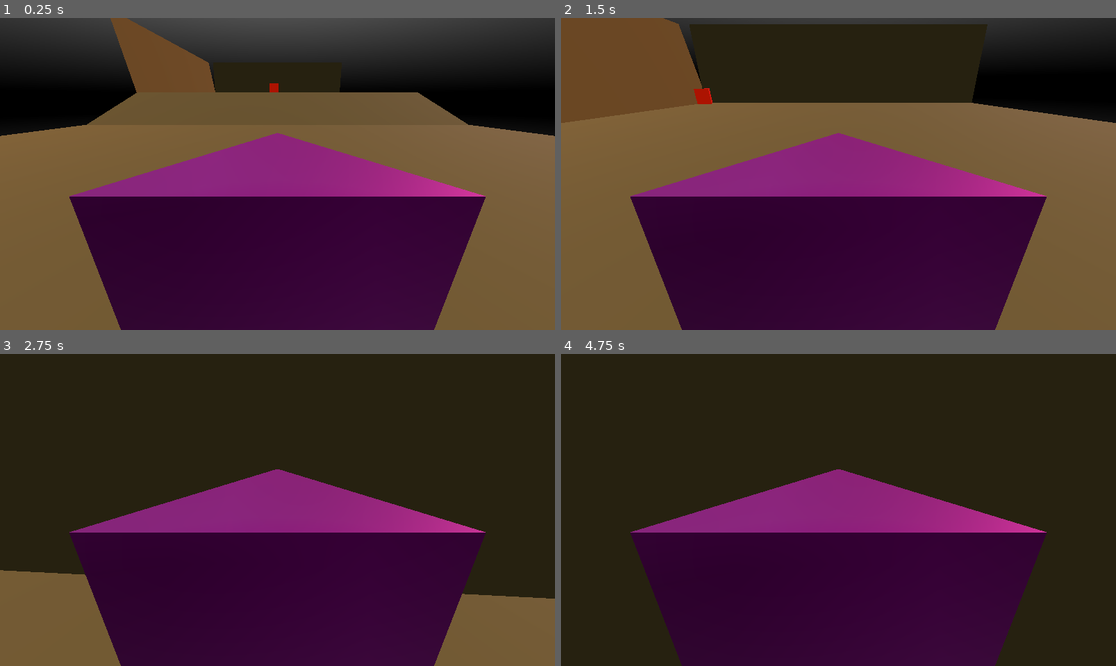
Above: before the commit, frames 1-4 (two rows, left to right).
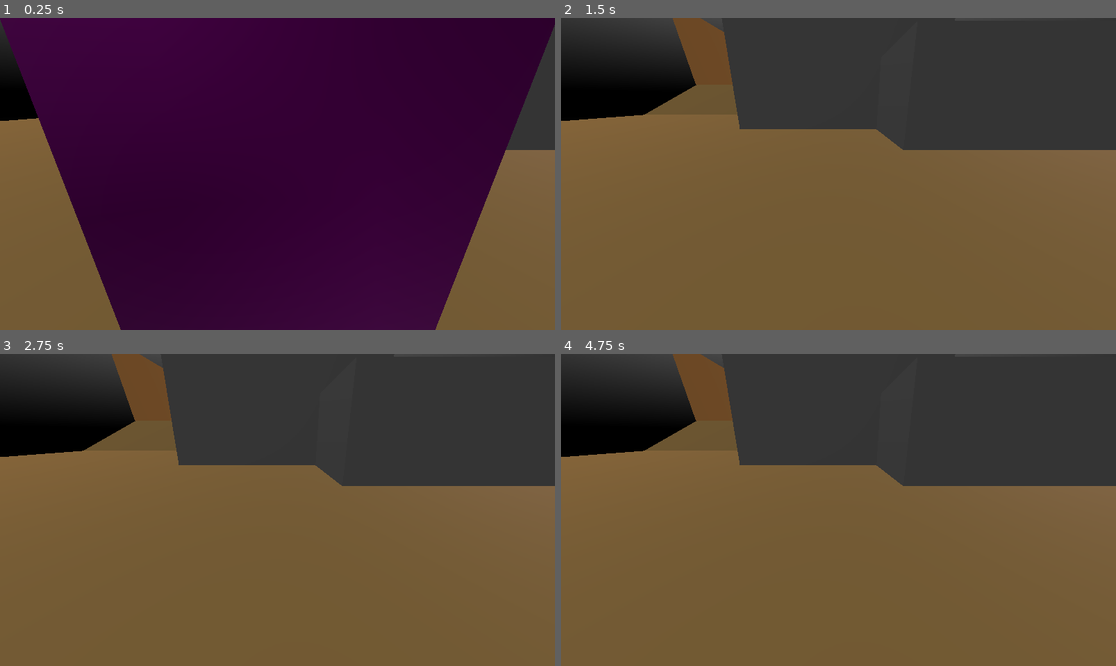
Above: after the commit, the same moments.

Repository: tom-mcgreal11/godot-testing
Game: Godot game, scene res://assets/node_3d.tscn
Two runs of this game, one before a commit and one after it. Both use one fixed random seed, a clock stepped at 60 frames per second and the inputs below.
Inputs (mouse positions are in pixels of both pictures, inside the frame that each line leads up to):
- Up to frame 1 (0.25 s): no input
- Up to frame 2 (1.5 s): tap Enter at 0.5 s; move the mouse to (866, 174) at 0.52 s; hold W (move_forward) from 0.53 s (still down); tap Down (look_down) at 0.6 s; tap Space (jump) at 0.77, 1.07 s; tap Up (look_up) at 0.8, 1.35 s; move the mouse to (810, 174) at 1.27 s
- Up to frame 3 (2.75 s): keep holding W (move_forward); tap Space (jump) at 1.52, 1.82 s; tap Left (rotate_anticlockwise) at 1.55, 2.1 s; move the mouse to (288, 503) at 2.02 s; tap Right (rotate_clockwise) at 2.3 s
- Up to frame 4 (4.75 s): keep holding W (move_forward); tap Space (jump) at 2.75, 3.02, 3.32, 3.77, 4.07, 4.52, 4.55 s; move the mouse to (832, 516) at 2.77 s; tap Right (rotate_clockwise) at 2.85 s; tap Mouse wheel down (wheel_down) at 3.05 s; move the mouse to (877, 513) at 3.52 s; hold Mouse wheel down (wheel_down) 3.53-4.28 s; tap Mouse wheel up (wheel_up) at 3.8, 4.35 s; tap Enter at 4.25 s; move the mouse to (794, 506) at 4.27 s

The runs differ from the first frame. In frame 1, 52% of the frame differs, in the area x 0-100%, y 0-100%; in frame 2, 69%; in frame 3, 88%; in frame 4, 98%.

Commit message:
Changed to a platformer, added double jumping, camera lerping

Diff:
--- a/assets/node_3d.tscn
+++ b/assets/node_3d.tscn
@@ -1,9 +1,11 @@
-[gd_scene load_steps=14 format=3 uid="uid://wm2rfkplufka"]
+[gd_scene load_steps=18 format=3 uid="uid://wm2rfkplufka"]
 
 [ext_resource type="Script" uid="uid://dq3gvhqu8yfsv" path="res://assets/pathing.gd" id="1_dx1ay"]
 [ext_resource type="Shader" uid="uid://di7d2s5ydet5n" path="res://sampleShader.gdshader" id="1_j62gk"]
 [ext_resource type="PackedScene" uid="uid://cerl7c5vvp5sk" path="res://assets/ship.tscn" id="2_qjd3p"]
 [ext_resource type="PackedScene" uid="uid://b6kyim0vda2sa" path="res://assets/entity.tscn" id="4_uewew"]
+[ext_resource type="Script" uid="uid://cqljs2jaf4htx" path="res://camera_spring.gd" id="5_uewew"]
+[ext_resource type="Script" uid="uid://b0cnahqgvr1jt" path="res://assets/camera_rig.gd" id="5_w8n5r"]
 
 [sub_resource type="ShaderMaterial" id="ShaderMaterial_qjd3p"]
 shader = ExtResource("1_j62gk")
@@ -33,6 +35,11 @@
 [sub_resource type="ConcavePolygonShape3D" id="ConcavePolygonShape3D_j62gk"]
 data = PackedVector3Array(1, 0, 1, -1, 0, 1, 1, 0, -1, -1, 0, 1, -1, 0, -1, 1, 0, -1)
 
+[sub_resource type="BoxMesh" id="BoxMesh_w8n5r"]
+
+[sub_resource type="ConcavePolygonShape3D" id="ConcavePolygonShape3D_bvftq"]
+data = PackedVector3Array(-0.5, 0.5, 0.5, 0.5, 0.5, 0.5, -0.5, -0.5, 0.5, 0.5, 0.5, 0.5, 0.5, -0.5, 0.5, -0.5, -0.5, 0.5, 0.5, 0.5, -0.5, -0.5, 0.5, -0.5, 0.5, -0.5, -0.5, -0.5, 0.5, -0.5, -0.5, -0.5, -0.5, 0.5, -0.5, -0.5, 0.5, 0.5, 0.5, 0.5, 0.5, -0.5, 0.5, -0.5, 0.5, 0.5, 0.5, -0.5, 0.5, -0.5, -0.5, 0.5, -0.5, 0.5, -0.5, 0.5, -0.5, -0.5, 0.5, 0.5, -0.5, -0.5, -0.5, -0.5, 0.5, 0.5, -0.5, -0.5, 0.5, -0.5, -0.5, -0.5, 0.5, 0.5, 0.5, -0.5, 0.5, 0.5, 0.5, 0.5, -0.5, -0.5, 0.5, 0.5, -0.5, 0.5, -0.5, 0.5, 0.5, -0.5, -0.5, -0.5, 0.5, 0.5, -0.5, 0.5, -0.5, -0.5, -0.5, 0.5, -0.5, 0.5, 0.5, -0.5, -0.5, -0.5, -0.5, -0.5)
+
 [node name="Node3D" type="Node3D"]
 script = ExtResource("1_dx1ay")
 
@@ -42,9 +49,6 @@
 [node name="DirectionalLight3D" type="DirectionalLight3D" parent="."]
 transform = Transform3D(0.5340278, -0.32036704, 0.7824189, -0.84546673, -0.20235549, 0.49420428, 0, -0.92542803, -0.37892315, 0, 0, 0)
 light_color = Color(1, 0.74976766, 0.6839528, 1)
-
-[node name="Ship" parent="." instance=ExtResource("2_qjd3p")]
-transform = Transform3D(1, 0, 0, 0, 1, 0, 0, 0, 1, 0, 0.870175, 0)
 
 [node name="StaticBody3D" type="StaticBody3D" parent="."]
 transform = Transform3D(1, 0, 0, 0, 1, 0, 0, 0, 1, 0, 1.5329273, 2.1448915)
@@ -119,3 +123,41 @@
 
 [node name="Point2" type="Node3D" parent="."]
 transform = Transform3D(1, 0, 0, 0, 1, 0, 0, 0, 1, 8.845297, 0.5657835, 8.003483)
+
+[node name="CameraRig" type="Node3D" parent="." node_paths=PackedStringArray("target")]
+script = ExtResource("5_w8n5r")
+target = NodePath("../Ship")
+
+[node name="SpringArm3D" type="SpringArm3D" parent="CameraRig"]
+transform = Transform3D(1, 0, 0, 0, 0.9396926, 0.34202012, 0, -0.34202012, 0.9396926, 0, 0.375, 0)
+script = ExtResource("5_uewew")
+
+[node name="Camera3D" type="Camera3D" parent="CameraRig/SpringArm3D"]
+transform = Transform3D(1, 0, 0, 0, 1, 0, 0, 0, 1, 0, 0, 3)
+current = true
+
+[node name="Ship" parent="." instance=ExtResource("2_qjd3p")]
+
+[node name="Node3D" type="Node3D" parent="."]
+transform = Transform3D(1, 0, 0, 0, 1, 0, 0, 0, 1, 0, 0, -5.9519553)
+
+[node name="MeshInstance3D" type="MeshInstance3D" parent="Node3D"]
+transform = Transform3D(5.115, 0, 0, 0, 3.962, 0, 0, 0, 3.08, 0, 1.2366321, 0)
+mesh = SubResource("BoxMesh_w8n5r")
+
+[node name="StaticBody3D" type="StaticBody3D" parent="Node3D/MeshInstance3D"]
+
+[node name="CollisionShape3D" type="CollisionShape3D" parent="Node3D/MeshInstance3D/StaticBody3D"]
+shape = SubResource("ConcavePolygonShape3D_bvftq")
+
+[node name="Node3D2" type="Node3D" parent="."]
+transform = Transform3D(1, 0, 0, 0, 1, 0, 0, 0, 1, 3.5443041, -1.5753117, -3.6330485)
+
+[node name="MeshInstance3D" type="MeshInstance3D" parent="Node3D2"]
+transform = Transform3D(5.115, 0, 0, 0, 3.962, 0, 0, 0, 3.08, 0, 1.2366321, 0)
+mesh = SubResource("BoxMesh_w8n5r")
+
+[node name="StaticBody3D" type="StaticBody3D" parent="Node3D2/MeshInstance3D"]
+
+[node name="CollisionShape3D" type="CollisionShape3D" parent="Node3D2/MeshInstance3D/StaticBody3D"]
+shape = SubResource("ConcavePolygonShape3D_bvftq")
--- a/assets/ship.tscn
+++ b/assets/ship.tscn
@@ -1,6 +1,5 @@
-[gd_scene load_steps=6 format=3 uid="uid://cerl7c5vvp5sk"]
+[gd_scene load_steps=5 format=3 uid="uid://cerl7c5vvp5sk"]
 
-[ext_resource type="Script" uid="uid://cqljs2jaf4htx" path="res://camera_spring.gd" id="1_laron"]
 [ext_resource type="Script" uid="uid://dx88ajv2ceue" path="res://assets/ship_movement.gd" id="1_x1h0q"]
 
 [sub_resource type="StandardMaterial3D" id="StandardMaterial3D_x1h0q"]
@@ -16,6 +15,7 @@
 points = PackedVector3Array(-0.5, -0.5, -0.5, 0.014651676, 0.47069666, 0.47069666, 0.073521286, 0.35295743, 0.47060993, -0.5, -0.5, 0.5, 0.5, -0.5, -0.5, -0.014651676, 0.47069666, -0.47069666, 0.5, -0.5, 0.5, -0.014651676, 0.47069666, 0.47069666, 0.014651676, 0.47069666, -0.47069666)
 
 [node name="Ship" type="CharacterBody3D"]
+transform = Transform3D(1, 0, 0, 0, 1, 0, 0, 0, 1, 0, 0.33725333, 0)
 script = ExtResource("1_x1h0q")
 
 [node name="MeshInstance3D" type="MeshInstance3D" parent="."]
@@ -25,11 +25,3 @@
 [node name="CollisionShape3D" type="CollisionShape3D" parent="."]
 transform = Transform3D(1, 0, 0, 0, -4.3711385e-08, 0.99999994, 0, -0.99999994, -4.3711385e-08, 0, 0, 0)
 shape = SubResource("ConvexPolygonShape3D_wwg4n")
-
-[node name="SpringArm3D" type="SpringArm3D" parent="."]
-transform = Transform3D(1, 0, 0, 0, 0.9396926, 0.34202012, 0, -0.34202012, 0.9396926, 0, 0.375, 0)
-script = ExtResource("1_laron")
-
-[node name="Camera3D" type="Camera3D" parent="SpringArm3D"]
-transform = Transform3D(1, 0, 0, 0, 1, 0, 0, 0, 1, 0, 0, 3)
-current = true
--- a/assets/ship_movement.gd
+++ b/assets/ship_movement.gd
@@ -1,31 +1,43 @@
 extends CharacterBody3D
 
 @onready var speed := 20
-@onready var gravity := 9.8
-@onready var jump_strength := 10
+@export var gravity: float = -300.0
+@export var jump_strength: float = 150.0
 @onready var yaw_rate := 1
 @onready var rotate_rate := 1
 @onready var look_rate := 1
+@onready var jump_count := 0
 
 func _physics_process(delta: float) -> void:
 	var direction = Vector3.ZERO
 	var yaw_input := 0
 	var rotate_input := 0
 	var look_input := 0
-	direction = -(-transform.basis.z * Input.get_axis("move_forward", "move_backward") \
+	var max_jump:= 2
+	velocity = -(-transform.basis.z * Input.get_axis("move_forward", "move_backward") \
 	-transform.basis.x * Input.get_axis("move_left", "move_right"))
+	velocity.x *= speed
+	velocity.z *= speed
 	#rotate(Vector3.RIGHT, 1.0 * delta)
-	yaw_input = - Input.get_axis("yaw_left", "yaw_right") * yaw_rate
-	rotate(Vector3.UP, yaw_input * delta)
-	rotate_input = Input.get_axis("rotate_anticlockwise", "rotate_clockwise") * rotate_rate
-	rotate(Vector3.FORWARD, rotate_input * delta)
-	look_input = Input.get_axis("look_up", "look_down") * look_rate
-	rotate(Vector3.RIGHT, look_input * delta )
+	#yaw_input = - Input.get_axis("yaw_left", "yaw_right") * yaw_rate
+	#rotate(Vector3.UP, yaw_input * delta)
+	#rotate_input = Input.get_axis("rotate_anticlockwise", "rotate_clockwise") * rotate_rate
+	#rotate(Vector3.FORWARD, rotate_input * delta)
+	#look_input = Input.get_axis("look_up", "look_down") * look_rate
+	#rotate(Vector3.RIGHT, look_input * delta )
 
 	if not is_on_floor():
-		direction.y -= gravity * delta
+		velocity.y += gravity * delta
+		if jump_count <= 1 && Input.is_action_just_pressed("jump"):
+			jump()
+
 	else:
-		if Input.is_action_pressed("jump"):
-			direction.y += jump_strength
-	velocity = direction * speed
+		jump_count = 0
+		if Input.is_action_just_pressed("jump"):
+			jump()
+	#velocity = direction * speed
 	move_and_slide()
+
+func jump():
+	velocity.y = jump_strength
+	jump_count+=1
--- a/camera_spring.gd
+++ b/camera_spring.gd
@@ -1,9 +1,6 @@
 extends SpringArm3D
 
-@onready var mouse_sensitivity: float = 0.005
-
-func _ready() -> void:
-	Input.set_mouse_mode(Input.MOUSE_MODE_CAPTURED)
+@export var zoom_speed: float = 1.0
 
 func _unhandled_input(event: InputEvent) -> void:
 	#if event is InputEventMouseMotion && Input.mouse_mode == 2:
@@ -13,9 +10,9 @@
 	#	rotation.x = clamp(rotation.x, -PI/2, PI/4)
 
 	if event.is_action_pressed("wheel_up"):
-		spring_length -= 0.1
+		spring_length = max(1.0, spring_length - zoom_speed)
 	if event.is_action_pressed("wheel_down"):
-		spring_length += 0.1
+		spring_length += zoom_speed
 
 	if event.is_action_pressed("toggle_mouse_capture"):
 		if Input.mouse_mode == Input.MOUSE_MODE_VISIBLE:
